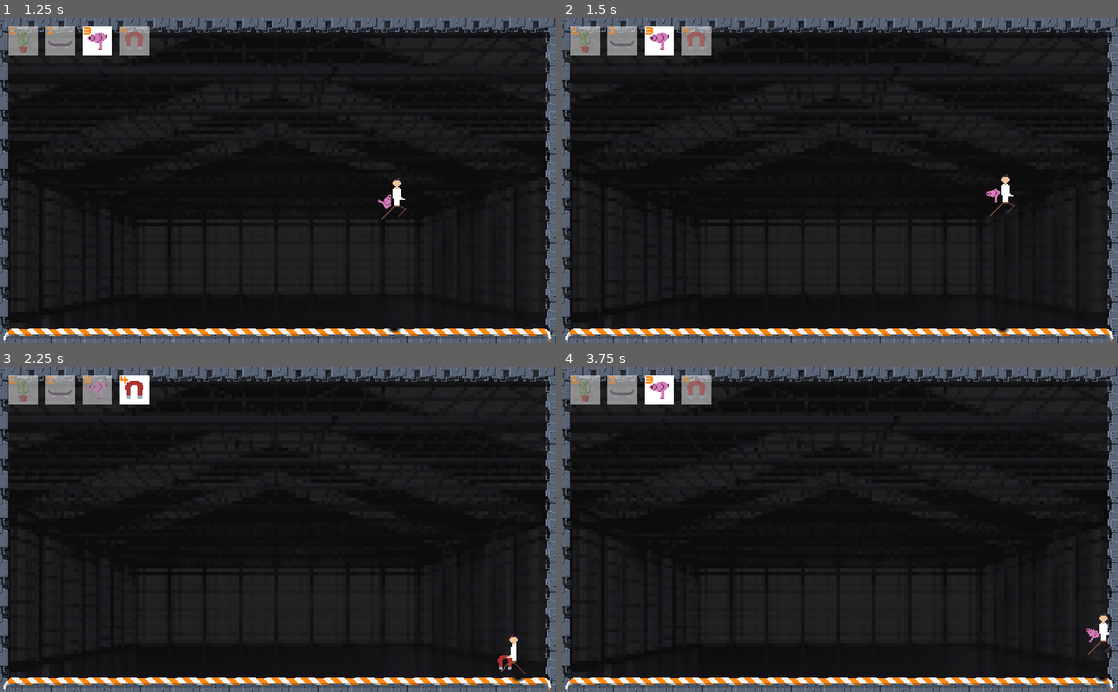
Above: before the commit, frames 1-4 (two rows, left to right).
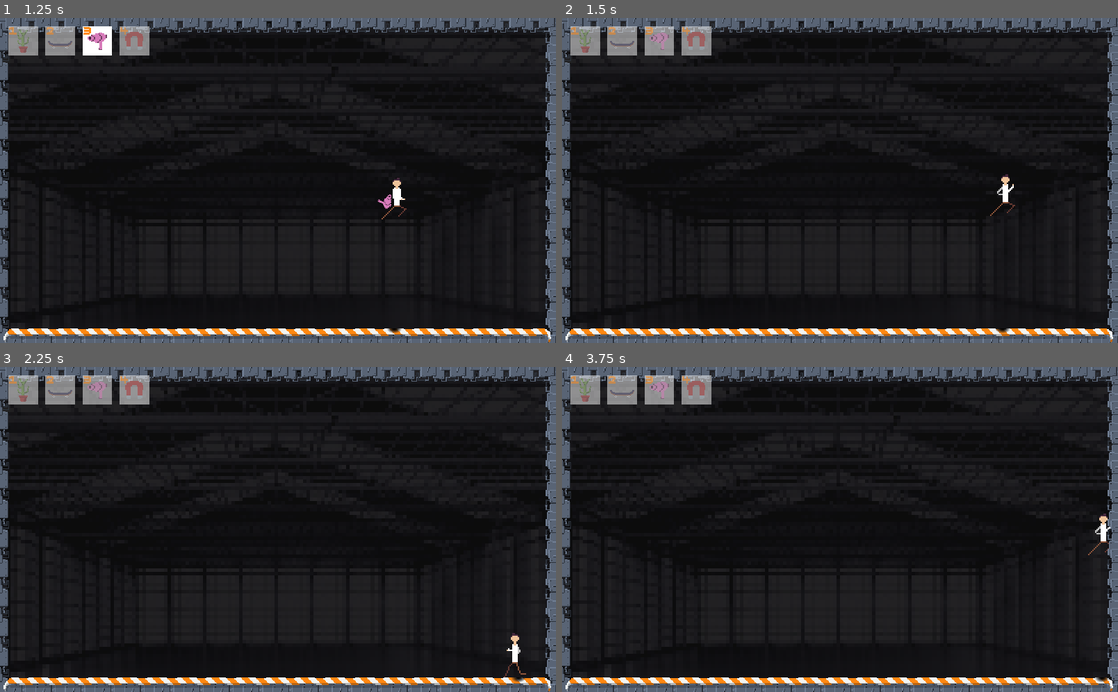
Above: after the commit, the same moments.

Repository: SanderVanhove/GDWJ-31
Game: Godot game, scene res://game.tscn
Same seed, same stepped clock (60 frames per second), same inputs: the game is played once before the commit and once after it.
Inputs (mouse positions are in pixels of both pictures, inside the frame that each line leads up to):
- Up to frame 1 (1.25 s): tap Enter at 0.5 s; move the mouse to (400, 164) at 0.52 s; hold Right (ui_right) from 0.53 s (still down); tap 2 at 0.6 s; tap Up (ui_up) at 0.77 s; tap 3 at 0.8 s
- Up to frame 2 (1.5 s): keep holding Right (ui_right); move the mouse to (728, 196) at 1.27 s; tap 3 at 1.35 s
- Up to frame 3 (2.25 s): tap Up (ui_up) at 1.52 s; tap 4 at 1.55, 2.1 s; move the mouse to (333, 458) at 2.02 s; release Right (ui_right) at 2.03 s; hold Left (ui_left) from 2.03 s (still down)
- Up to frame 4 (3.75 s): tap 2 at 2.3, 2.85 s; move the mouse to (812, 594) at 2.77 s; release Left (ui_left) at 2.78 s; hold Right (ui_right) from 2.78 s (still down); tap Up (ui_up) at 3.02 s; tap 3 at 3.05, 3.6 s; move the mouse to (1006, 578) at 3.52 s

Frame 1 is identical in both runs. In frame 2, 0.6% of the frame differs, in the area x 14-82%, y 2-57%; in frame 3, 0.6%; in frame 4, 0.8%, in the area x 14-99%, y 2-89%.

Commit message:
Make inv slots toggable and have a cooldown

Diff:
--- a/Game Jam Game/project.godot
+++ b/Game Jam Game/project.godot
@@ -67,6 +67,14 @@
 , Object(InputEventKey,"resource_local_to_scene":false,"resource_name":"","device":0,"alt":false,"shift":false,"control":false,"meta":false,"command":false,"pressed":false,"scancode":83,"unicode":0,"echo":false,"script":null)
  ]
 }
+inventory_keys={
+"deadzone": 0.5,
+"events": [ Object(InputEventKey,"resource_local_to_scene":false,"resource_name":"","device":0,"alt":false,"shift":false,"control":false,"meta":false,"command":false,"pressed":false,"scancode":49,"unicode":0,"echo":false,"script":null)
+, Object(InputEventKey,"resource_local_to_scene":false,"resource_name":"","device":0,"alt":false,"shift":false,"control":false,"meta":false,"command":false,"pressed":false,"scancode":50,"unicode":0,"echo":false,"script":null)
+, Object(InputEventKey,"resource_local_to_scene":false,"resource_name":"","device":0,"alt":false,"shift":false,"control":false,"meta":false,"command":false,"pressed":false,"scancode":51,"unicode":0,"echo":false,"script":null)
+, Object(InputEventKey,"resource_local_to_scene":false,"resource_name":"","device":0,"alt":false,"shift":false,"control":false,"meta":false,"command":false,"pressed":false,"scancode":52,"unicode":0,"echo":false,"script":null)
+ ]
+}
 
 [rendering]
 
--- a/Game Jam Game/scenes/inventory.tscn
+++ b/Game Jam Game/scenes/inventory.tscn
@@ -95,3 +95,6 @@
 texture = ExtResource( 2 )
 
 [node name="item_anim" type="Tween" parent="."]
+
+[node name="ItemCooldown" type="Timer" parent="."]
+[connection signal="timeout" from="ItemCooldown" to="." method="_on_ItemCooldown_timeout"]
--- a/Game Jam Game/scripts/inventory.gd
+++ b/Game Jam Game/scripts/inventory.gd
@@ -1,51 +1,57 @@
 extends Node2D
+
+onready var _cooldown_timer: Timer = $ItemCooldown
 
 func _ready():
 	for i in range(1, 5):
 		for slot in slot(i):
-			$item_anim.interpolate_property(slot,
-											"modulate",
-											slot.modulate,
-											Color(slot.modulate.r, slot.modulate.g, slot.modulate.b, 0.5),
-											0.4,
-											Tween.TRANS_BACK,
-											Tween.EASE_OUT)
+			change_slot_alpha(slot, 0.5)
 			$item_anim.start()
 
 func _input(event):
-	if event is InputEventKey and event.is_pressed():
+	if Input.is_action_just_pressed("inventory_keys"):
+		var new_selected: int = 0
 		match  event.scancode:
 			KEY_1:
-				gg.selected = 1
+				new_selected = 1
+				_cooldown_timer.start()
 			KEY_2:
-				gg.selected = 2
+				new_selected = 2
+				_cooldown_timer.start()
 			KEY_3:
-				gg.selected = 3
+				new_selected = 3
 			KEY_4:
-				gg.selected = 4
+				new_selected = 4
+		gg.selected = new_selected if new_selected != gg.selected else 0
+
 		for i in range(1, 5):
 			if i != gg.selected:
 				for slot in slot(i):
-					$item_anim.interpolate_property(slot,
-													"modulate",
-													slot.modulate,
-													Color(slot.modulate.r, slot.modulate.g, slot.modulate.b, 0.5),
-													0.4,
-													Tween.TRANS_BACK,
-													Tween.EASE_OUT)
+					change_slot_alpha(slot, 0.5)
 			else:
 				for slot in slot(i):
-					$item_anim.interpolate_property(slot,
-													"modulate",
-													slot.modulate,
-													Color(slot.modulate.r, slot.modulate.g, slot.modulate.b, 1),
-													0.4,
-													Tween.TRANS_BACK,
-													Tween.EASE_OUT)
+					change_slot_alpha(slot, 1)
 		$item_anim.start()
+
+func change_slot_alpha(slot: Node, alpha: float) -> void:
+	$item_anim.interpolate_property(slot,
+									"modulate:a",
+									slot.modulate.a,
+									alpha,
+									0.4,
+									Tween.TRANS_BACK,
+									Tween.EASE_OUT)
 
 func slot(key: int):
 	var items = ["cactus", "skateboard", "blowdryer", "magnet"]
 	# uncomment when backgrounds for the slots exist
 	return [get_node("backgrounds/TextureRect" + String(key)), get_node("backgrounds/text_" + String(key)), get_node("items/" + items[key - 1])]
 #	return [get_node("backgrounds/text_" + String(key)), get_node("items/" + items[key])]
+
+
+func _on_ItemCooldown_timeout() -> void:
+	if gg.selected == 1 or gg.selected == 2:
+		for slot in slot(gg.selected):
+			change_slot_alpha(slot, 0.5)
+		$item_anim.start()
+		gg.selected = 0
--- a/Game Jam Game/scripts/player.gd
+++ b/Game Jam Game/scripts/player.gd
@@ -62,6 +62,8 @@
 				item = items.BLOWDRYER
 			4:
 				item = items.MAGNET
+			0:
+				item = items.NONE
 		last_selected = gg.selected
 
 func _physics_process(delta):
